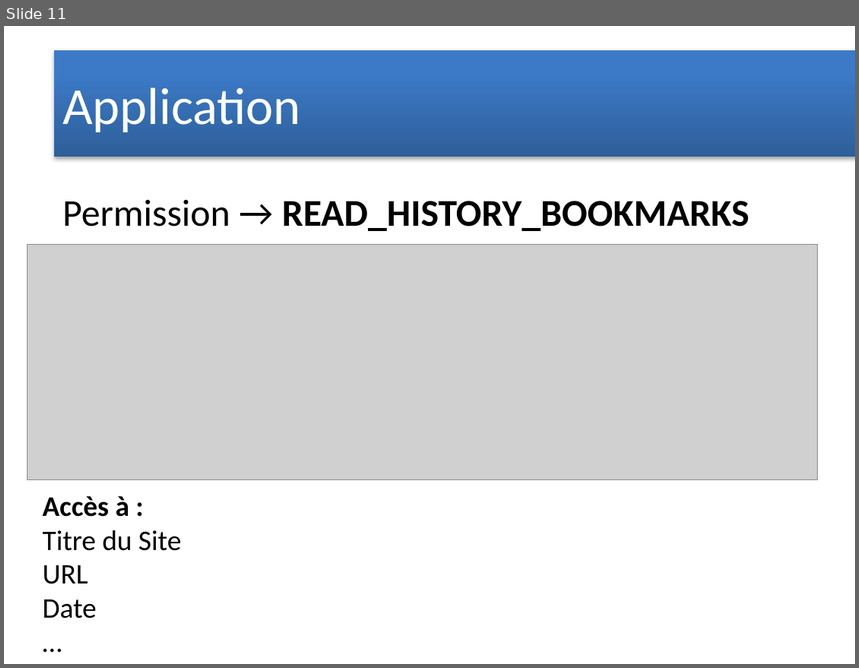
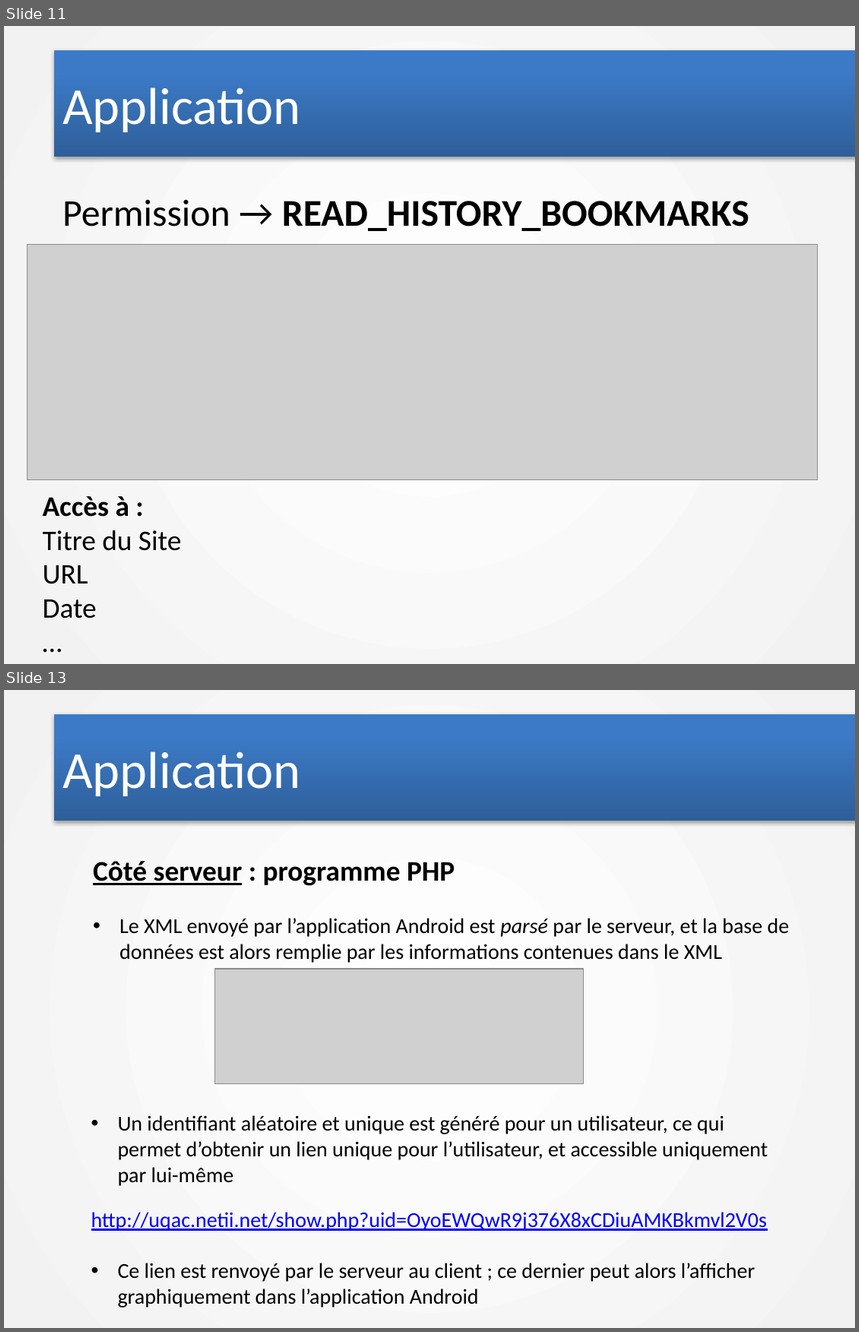
Before and after one commit to Syst54/UqacSecurite, a slide deck: Présentation1.pptx. Shown one above the other, each under a label of ours: slide 11 before the commit, slides 11 and 13 after it; the slides between them are not shown. The pictures are 859x668 and 859x1332 pixels, drawn with LibreOffice and Linux fonts; fonts in the diff are those of the drawing; grey boxes stand for pictures. Boxes give left, top, right and bottom in pixels: in the first picture for what was removed or moved away, otherwise in the second. Text is boxed around its words. In the diff, an @@ line names an element or a change of style, - is before the commit and + after.

Commit message:
PPT + show terminé

```diff
--- a/Présentation1.pptx
+++ b/Présentation1.pptx
@@ slide 13 added at (4, 690, 855, 1328), background gradient #FFFFFF to #F2F2F2 @@
@@ title added at (54, 714, 855, 821), fill gradient #2F5F99 to #3D7CC7 to #3A7CCB, 44 pt, text #FFFFFF @@
+Application
@@ text added at (93, 861, 790, 963), 18 pt, text #000000 @@
+Côté serveur : programme PHP
+• Le XML envoyé par l’application Android est parsé par le serveur, et la base de données est alors remplie par les informations contenues dans le XML
@@ picture added at (215, 969, 584, 1084) @@
@@ text added at (91, 1116, 768, 1308), 18 pt, text #000000 @@
+• Un identifiant aléatoire et unique est généré pour un utilisateur, ce qui permet d’obtenir un lien unique pour l’utilisateur, et accessible uniquement par lui-même
+http://uqac.netii.net/show.php?uid=OyoEWQwR9j376X8xCDiuAMKBkmvl2V0s
+• Ce lien est renvoyé par le serveur au client ; ce dernier peut alors l’afficher graphiquement dans l’application Android
```
Also in this commit, not shown: 15 other slides changed, 1 other slide added, 1 slide removed, 2 other files.
